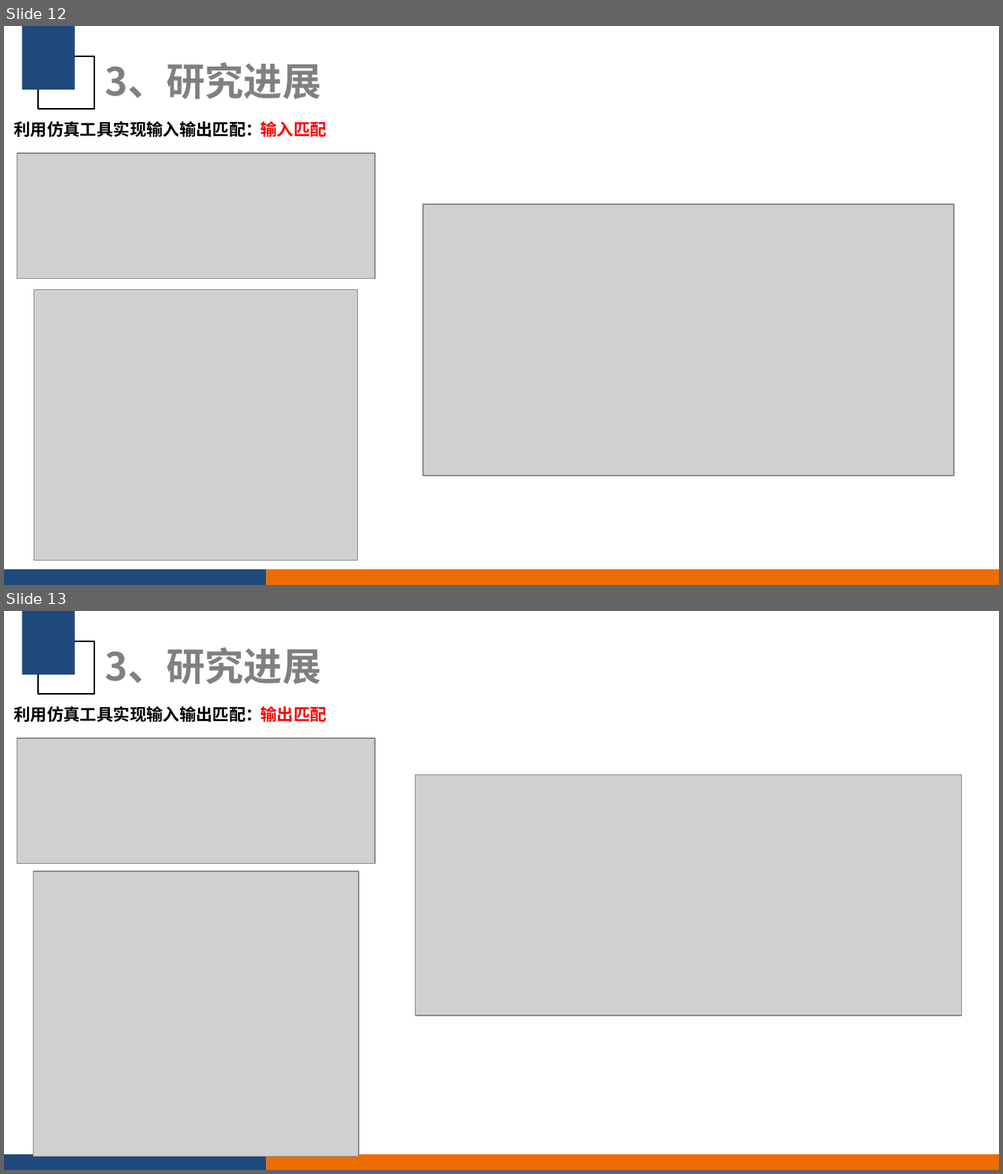
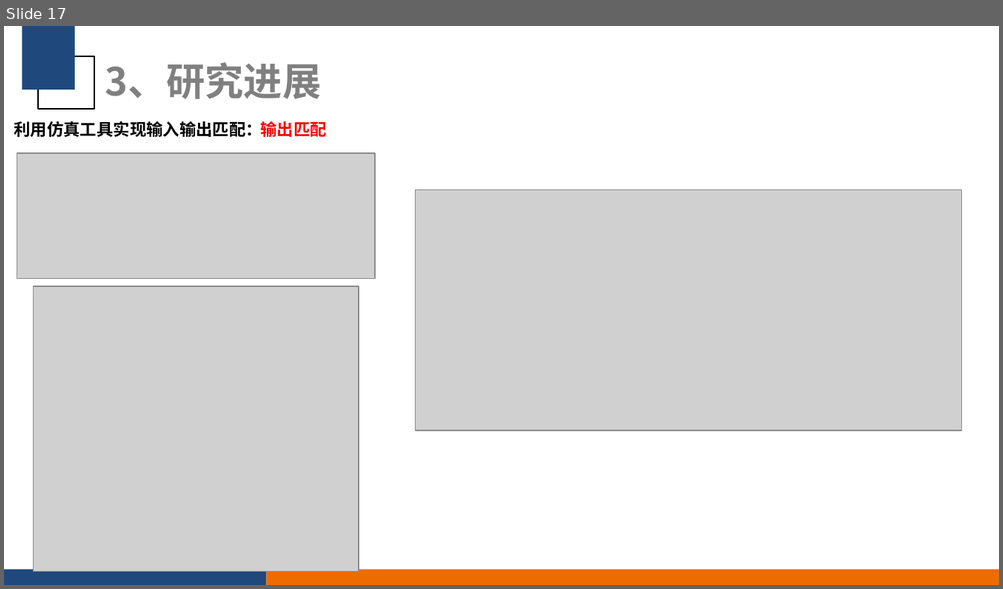
Before and after one commit to CreatorYu/Workfile, a slide deck: 2024_8_21_庾小齐-有源移相器.pptx. Shown one above the other, each under a label of ours: slides 12 and 13 before the commit, slide 17 after it. The pictures are 1003x1174 and 1003x589 pixels, drawn with LibreOffice and Linux fonts; fonts in the diff are those of the drawing; grey boxes stand for pictures; background and template pictures are left out. Boxes give left, top, right and bottom in pixels: in the first picture for what was removed or moved away, otherwise in the second. Text is boxed around its words. In the diff, an @@ line names an element or a change of style, - is before the commit and + after.

```diff
--- a/2024_8_21_庾小齐-有源移相器.pptx
+++ b/2024_8_21_庾小齐-有源移相器.pptx
@@ slide 12 removed at [4, 26, 999, 585], background #FFFFFF; not listed: 4 template elements that a slide beside it also shows @@
@@ title removed at [105, 62, 321, 99] @@
-3、研究进展
@@ text removed at [14, 121, 327, 137] @@
-利用仿真工具实现输入输出匹配：
@@ text removed at [14, 121, 327, 137] @@
-输入匹配
@@ picture removed at [17, 153, 375, 278] @@
@@ picture removed at [423, 204, 953, 475] @@
@@ picture removed at [34, 291, 357, 561] @@
@@ what was slide 13 is now slide 17 @@
```
Also in this commit, not shown: 4 slides changed, 7 slides added, 2 other slides removed.
